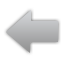
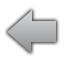
Two versions of the same layered image (64x64). Layer-by-layer changes:
painted on "Shape 1" over [left=6, top=10, right=58, bottom=53]
